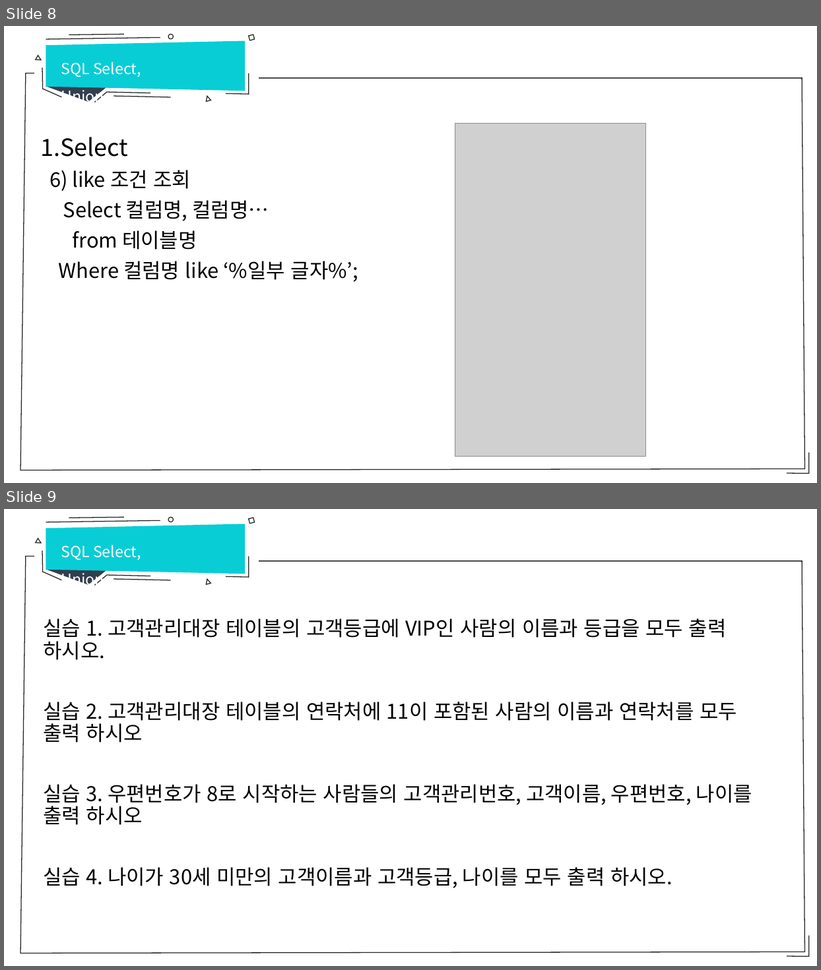
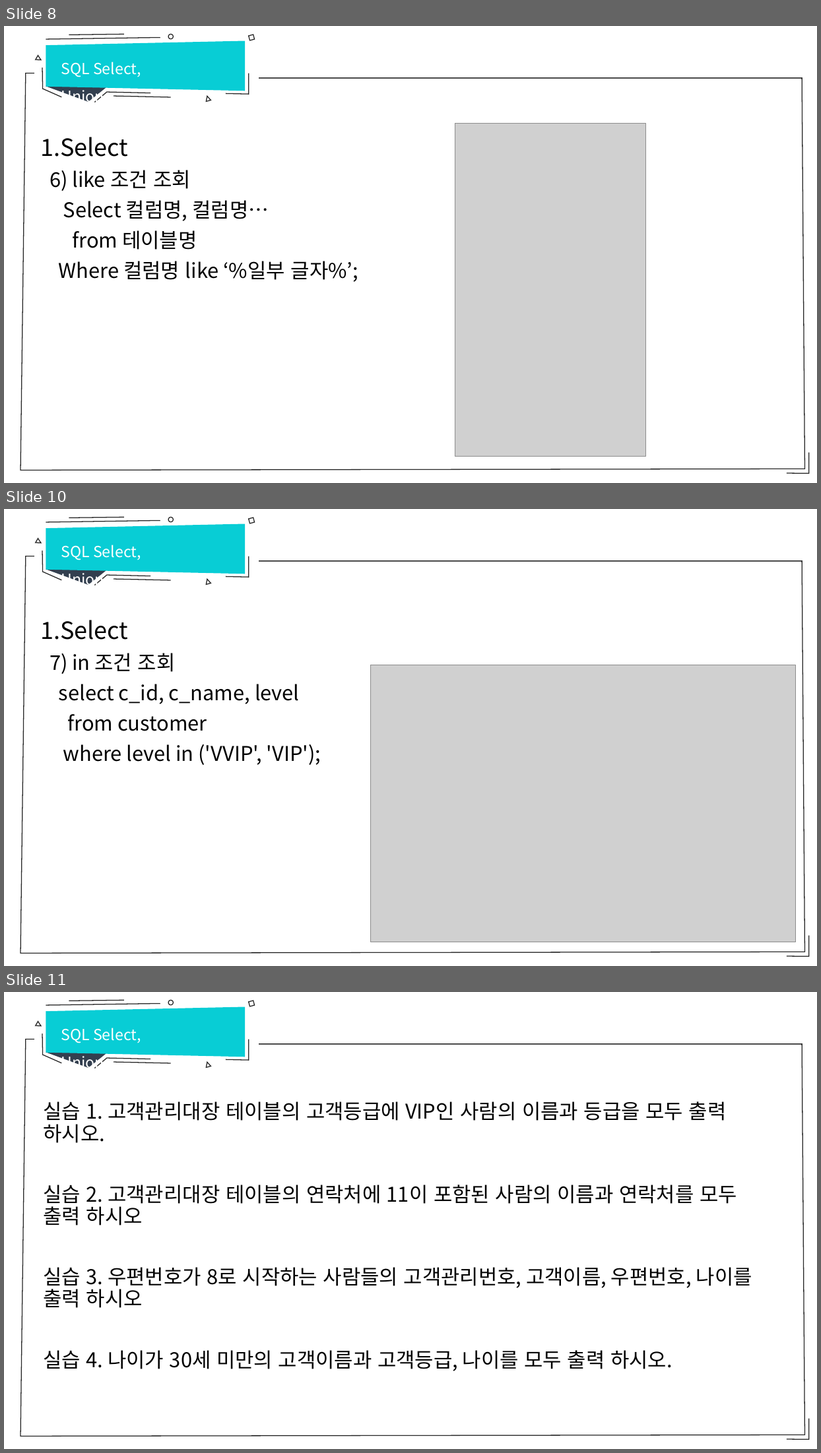
Before and after one commit to hitxid/openDatabase, a slide deck: database/6강 SQL Select Union.pptx. Shown one above the other, each under a label of ours: slides 8 and 9 before the commit, slides 8, 10 and 11 after it; the slides between them are not shown. The pictures are 821x970 and 821x1453 pixels, drawn with LibreOffice and Linux fonts; fonts in the diff are those of the drawing; grey boxes stand for pictures. Boxes give left, top, right and bottom in pixels: in the first picture for what was removed or moved away, otherwise in the second. Text is boxed around its words. In the diff, an @@ line names an element or a change of style, - is before the commit and + after.

Commit message:
update 6,10 lecture

```diff
--- a/database/6강 SQL Select Union.pptx
+++ b/database/6강 SQL Select Union.pptx
@@ slide 10 added at (x1=4, y1=509, x2=817, y2=966), background #FFFFFF; not listed: 14 template elements that a slide beside it also shows @@
@@ text added at (x1=61, y1=545, x2=141, y2=588), 18 pt, text #FFFFFF @@
+SQL Select, Union
@@ text added at (x1=40, y1=620, x2=321, y2=765), 24 pt, text #000000 @@
+1.Select
+7) in 조건 조회
+select c_id, c_name, level
+from customer
+where level in ('VVIP', 'VIP');
@@ picture added at (x1=371, y1=665, x2=797, y2=943) @@
@@ what was slide 9 is now slide 11 @@
```
Also in this commit, not shown: 1 other slide added, 2 other files.
